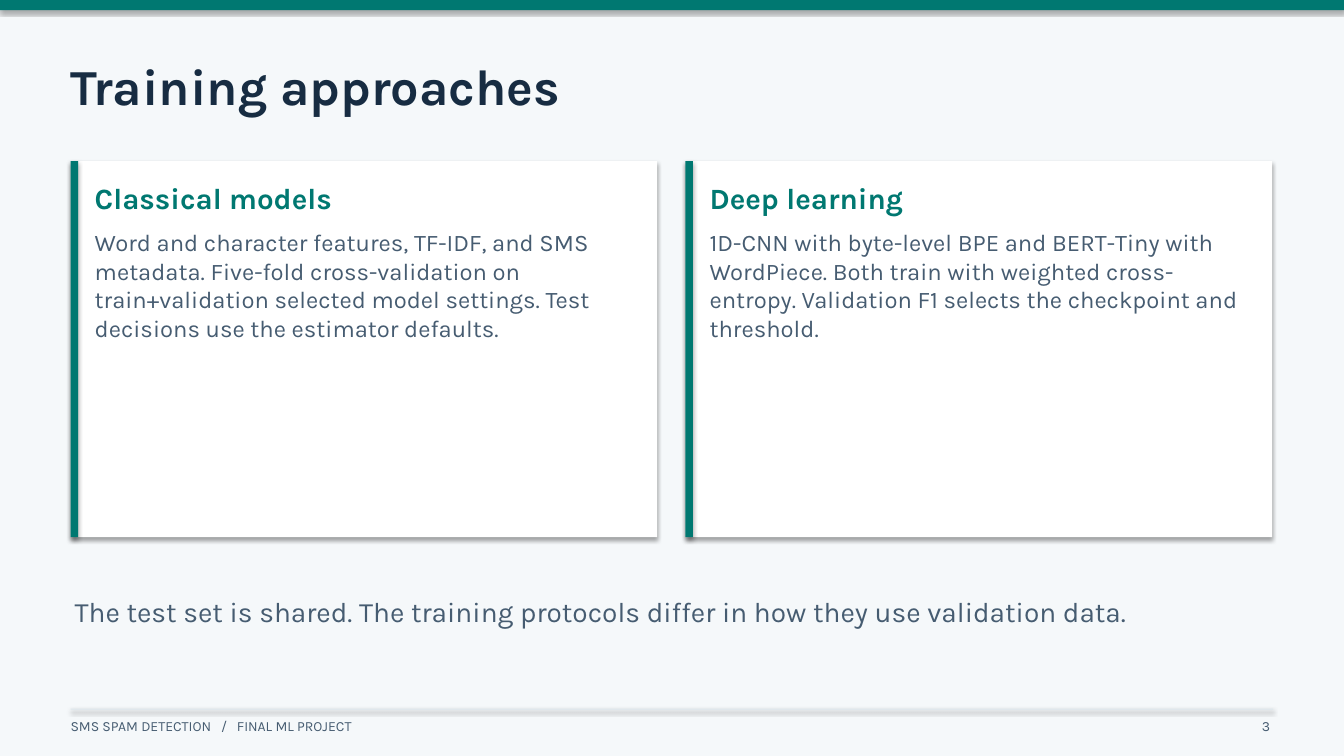
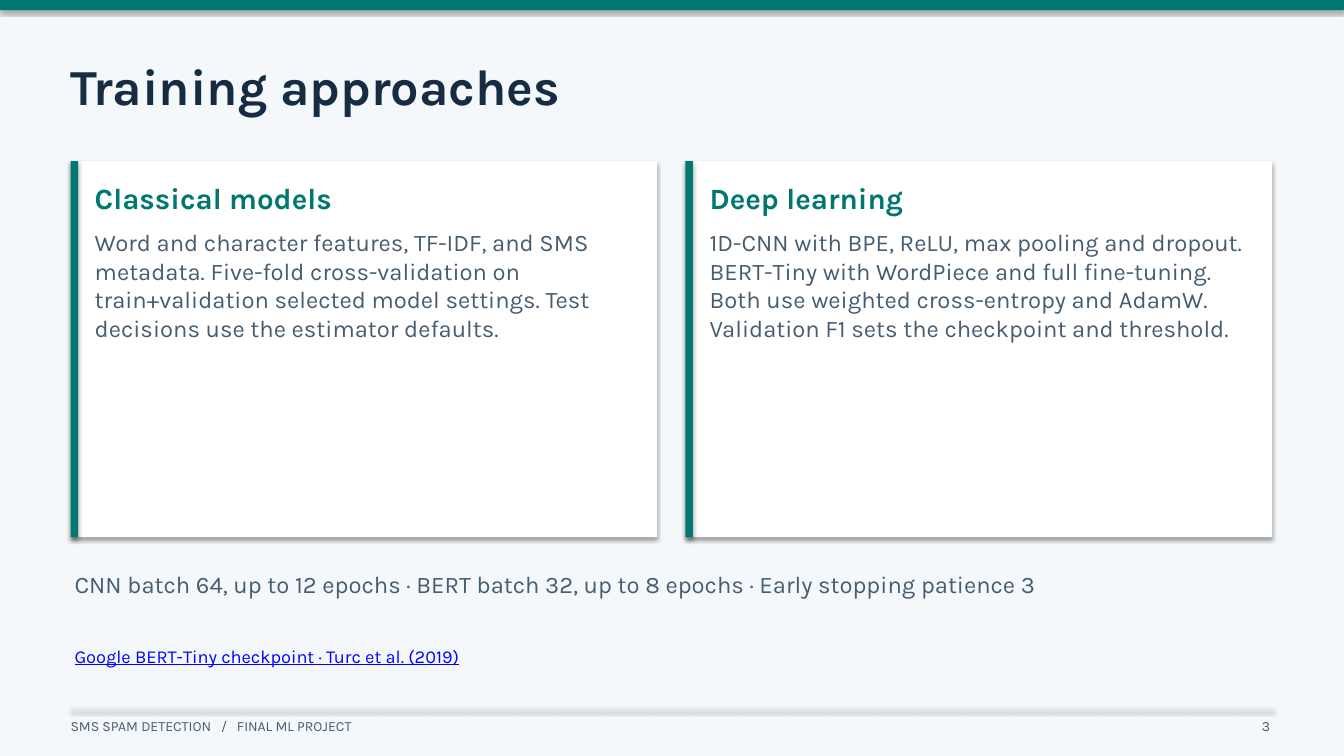
Before and after one commit to dench1k1ng/ml_midterm, a slide deck: slide 3 of SMS_Spam_Detection_Final.pptx. Drawn at 1344x756 pixels with LibreOffice and Linux fonts; fonts in the diff are those of the drawing. Boxes give left, top, right and bottom in pixels: in the first picture for what was removed or moved away, otherwise in the second. Text is boxed around its words. In the diff, an @@ line names an element or a change of style, - is before the commit and + after.

```diff
--- a/SMS_Spam_Detection_Final.pptx
+++ b/SMS_Spam_Detection_Final.pptx
@@ text at [710, 234, 1242, 343]: text changed @@
-1D-CNN with byte-level BPE and BERT-Tiny with WordPiece. Both train with weighted cross-entropy. Validation F1 selects the checkpoint and threshold.
+1D-CNN with BPE, ReLU, max pooling and dropout. BERT-Tiny with WordPiece and full fine-tuning. Both use weighted cross-entropy and AdamW. Validation F1 sets the checkpoint and threshold.
@@ text at [75, 576, 1035, 599]: text changed; size 20 to 17 pt @@
-The test set is shared. The training protocols differ in how they use validation data.
+CNN batch 64, up to 12 epochs · BERT batch 32, up to 8 epochs · Early stopping patience 3
@@ text added at [75, 650, 459, 668], 13 pt, text #0000FF, underline @@
+Google BERT-Tiny checkpoint · Turc et al. (2019)
```
Also in this commit, not shown: 3 other slides changed, 1 slide added, 2 other files.
